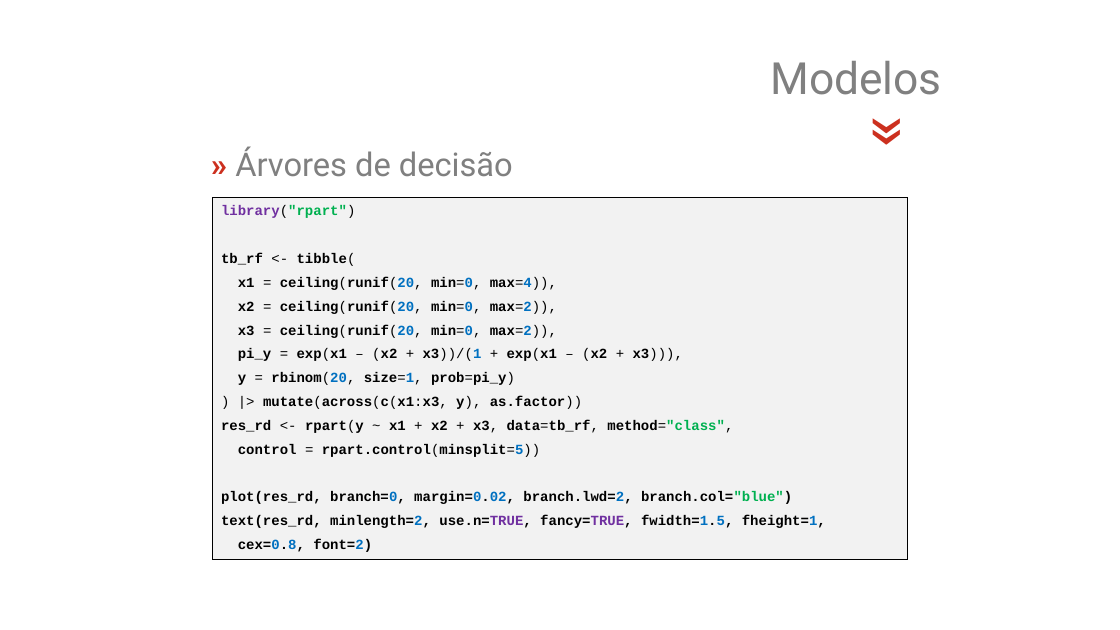
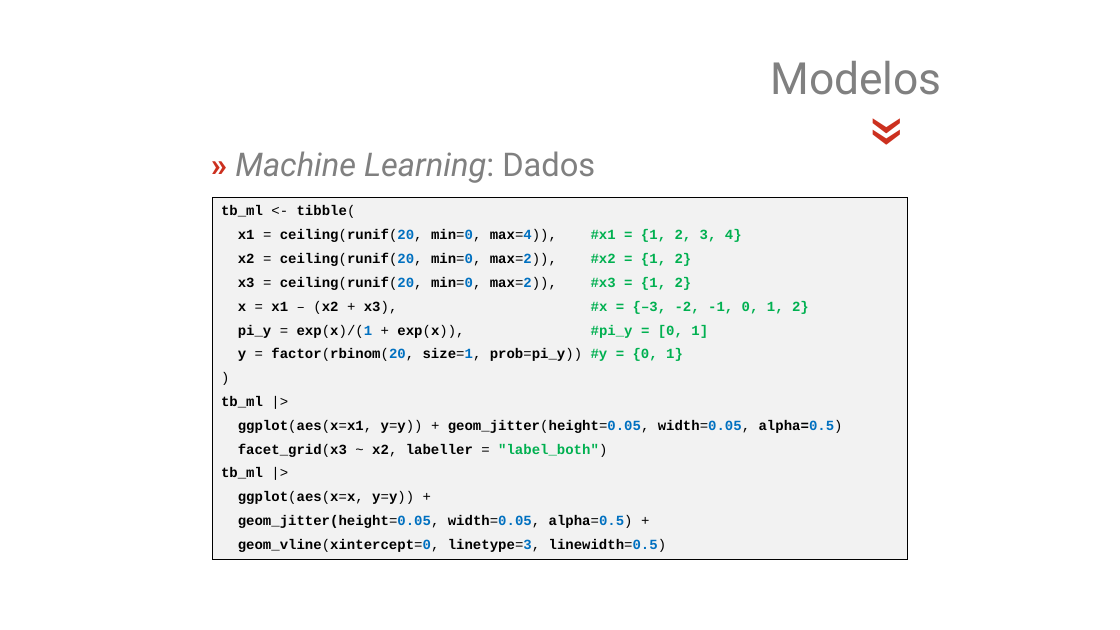
Before and after one commit to jsollari/DSR-II2026, a slide deck: slide 30 of docs/DSR-II2026_JL_slides.pptx. Drawn at 1120x630 pixels with LibreOffice and Linux fonts; fonts in the diff are those of the drawing; background and template pictures are left out. Boxes give left, top, right and bottom in pixels: in the first picture for what was removed or moved away, otherwise in the second. Text is boxed around its words. In the diff, an @@ line names an element or a change of style, - is before the commit and + after.

```diff
--- a/docs/DSR-II2026_JL_slides.pptx
+++ b/docs/DSR-II2026_JL_slides.pptx
@@ text at (235, 151, 595, 183): text changed; italic on @@
-» Árvores de decisão
+» Machine Learning: Dados
@@ text in rectangle at (221, 205, 843, 552): text changed @@
-library("rpart")
-tb_rf <- tibble(
-x1 = ceiling(runif(20, min=0, max=4)),
-x2 = ceiling(runif(20, min=0, max=2)),
-x3 = ceiling(runif(20, min=0, max=2)),
-pi_y = exp(x1 – (x2 + x3))/(1 + exp(x1 – (x2 + x3))),
-y = rbinom(20, size=1, prob=pi_y)
-) |> mutate(across(c(x1:x3, y), as.factor))
-res_rd <- rpart(y ~ x1 + x2 + x3, data=tb_rf, method="class",
-control = rpart.control(minsplit=5))
-plot(res_rd, branch=0, margin=0.02, branch.lwd=2, branch.col="blue")
-text(res_rd, minlength=2, use.n=TRUE, fancy=TRUE, fwidth=1.5, fheight=1,
-cex=0.8, font=2)
+tb_ml <- tibble(
+x1 = ceiling(runif(20, min=0, max=4)), #x1 = {1, 2, 3, 4}
+x2 = ceiling(runif(20, min=0, max=2)), #x2 = {1, 2}
+x3 = ceiling(runif(20, min=0, max=2)), #x3 = {1, 2}
+x = x1 – (x2 + x3), #x = {–3, -2, -1, 0, 1, 2}
+pi_y = exp(x)/(1 + exp(x)), #pi_y = [0, 1]
+y = factor(rbinom(20, size=1, prob=pi_y)) #y = {0, 1}
+)
+tb_ml |>
+ggplot(aes(x=x1, y=y)) + geom_jitter(height=0.05, width=0.05, alpha=0.5)
+facet_grid(x3 ~ x2, labeller = "label_both")
+tb_ml |>
+ggplot(aes(x=x, y=y)) +
+geom_jitter(height=0.05, width=0.05, alpha=0.5) +
+geom_vline(xintercept=0, linetype=3, linewidth=0.5)
```
Also in this commit, not shown: 1 other slide changed, 4 slides added, 2 other files.
